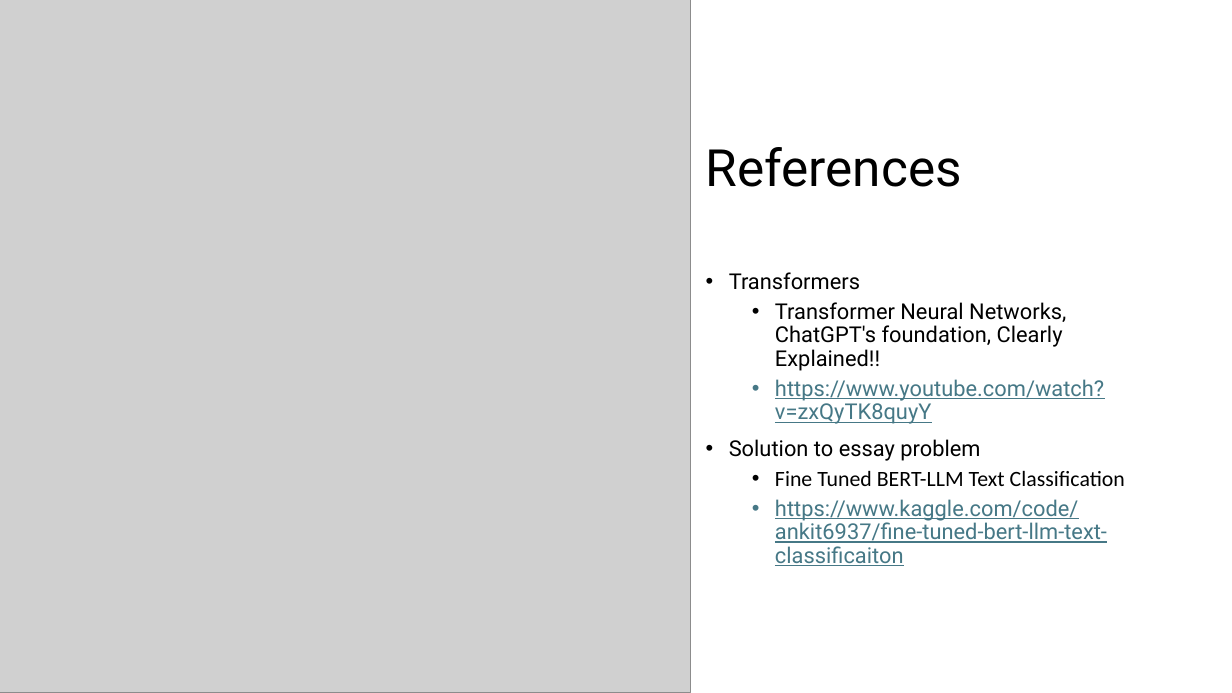
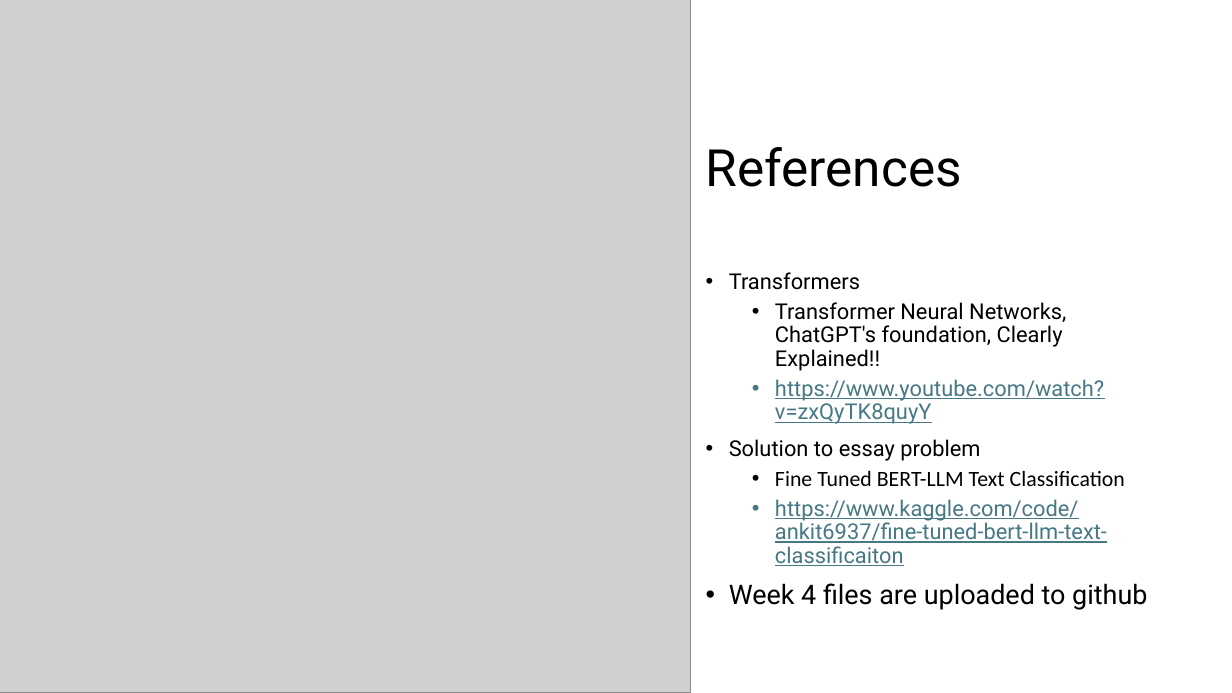
Before and after one commit to AnsarMuhammadAt10Pearls/Intro_To_AI_Course, a slide deck: slide 4 of _week4_ main_presentation.pptx. Drawn at 1232x693 pixels with LibreOffice and Linux fonts; fonts in the diff are those of the drawing; grey boxes stand for pictures. Boxes give left, top, right and bottom in pixels: in the first picture for what was removed or moved away, otherwise in the second. Text is boxed around its words. In the diff, an @@ line names an element or a change of style, - is before the commit and + after.

```diff
--- a/_week4_ main_presentation.pptx
+++ b/_week4_ main_presentation.pptx
@@ text at bbox=[729, 583, 1147, 610]: paragraph added @@
+• Week 4 files are uploaded to github
```
Also in this commit, not shown: 1 other slide changed, 1 other file.
